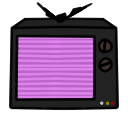
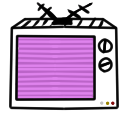
Before/after of a 128x128 layered artwork. What changed in the layer stack:
painted on "Pintar camada 7" over <box>11,2,118,64</box>
painted on "Pintar camada 6" over <box>10,2,118,110</box>
hid "COR" over <box>10,2,118,110</box>
